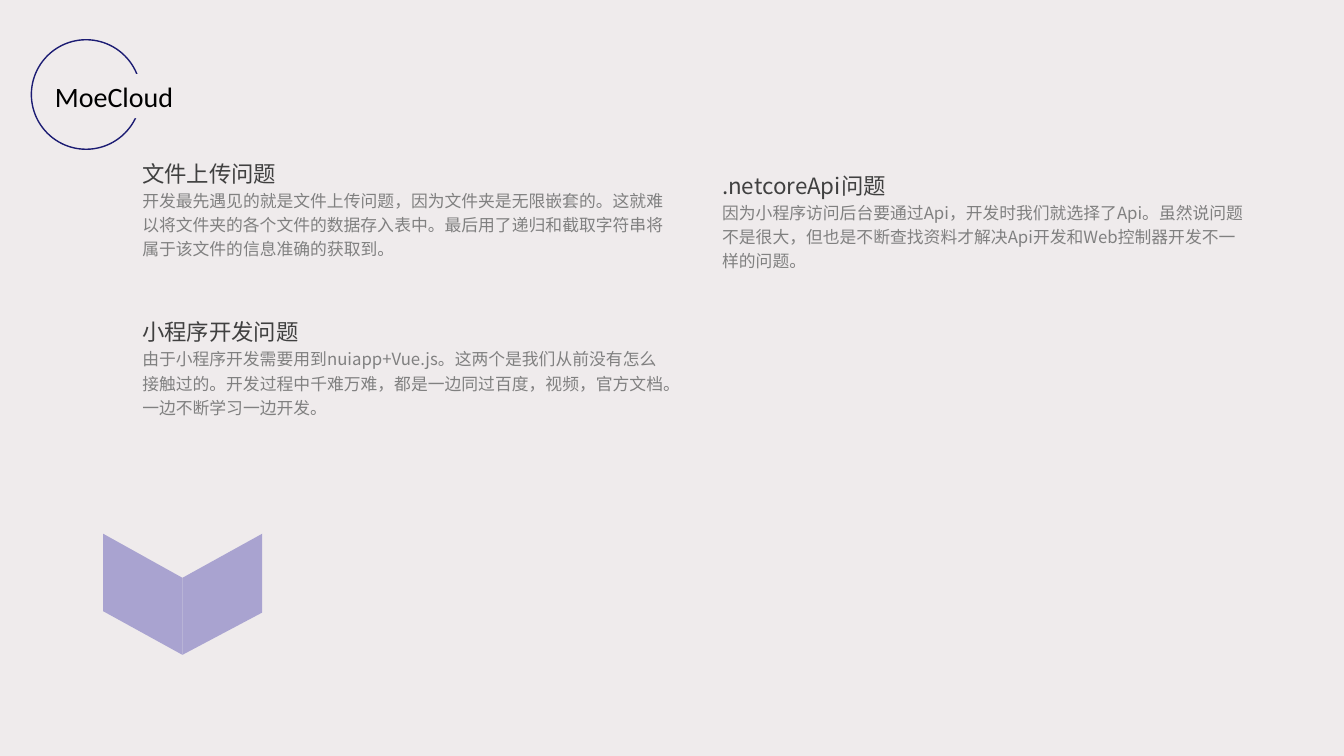
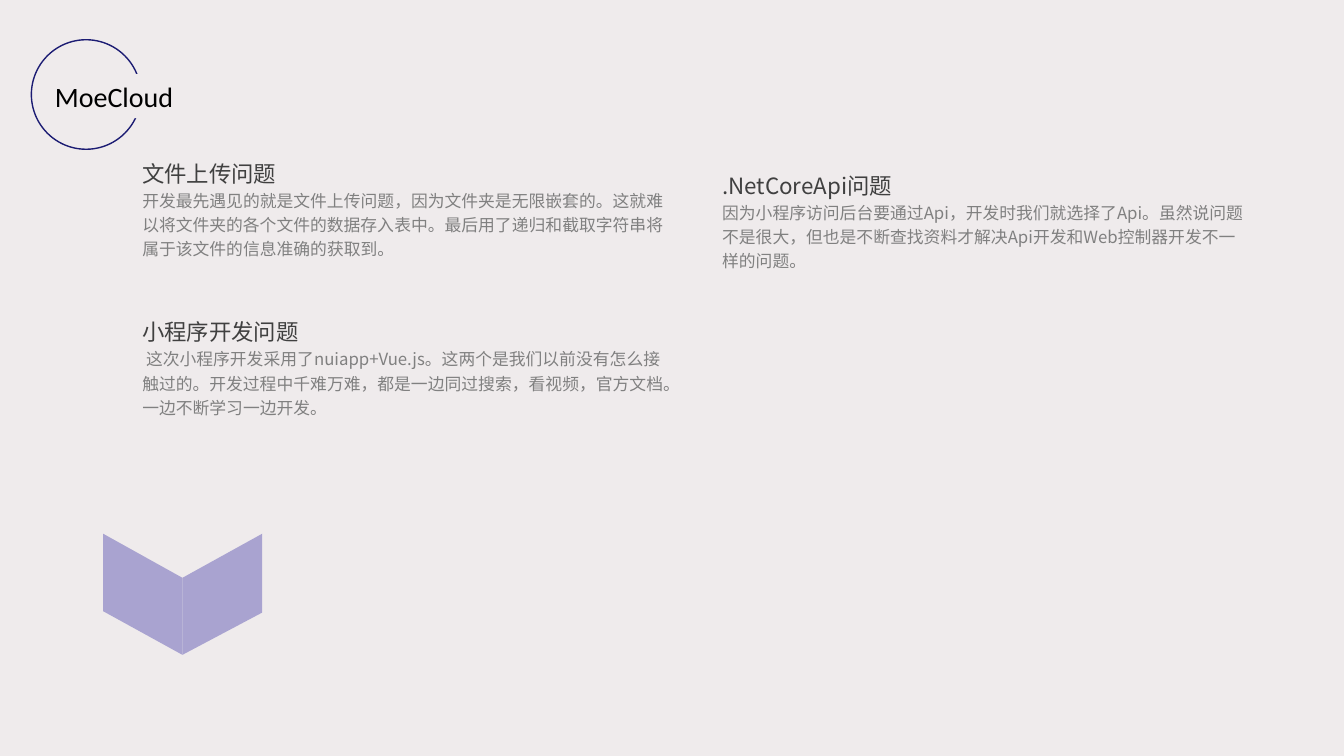
Before and after one commit to HopuTeam/MoeCloud, a slide deck: slide 20 of MoeCloud.pptx (slide 19 before the commit). Drawn at 1344x756 pixels with LibreOffice and Linux fonts; fonts in the diff are those of the drawing. Boxes give left, top, right and bottom in pixels: in the first picture for what was removed or moved away, otherwise in the second. Text is boxed around its words. In the diff, an @@ line names an element or a change of style, - is before the commit and + after.

```diff
--- a/MoeCloud.pptx
+++ b/MoeCloud.pptx
@@ text at (x1=722, y1=175, x2=892, y2=199): text changed @@
-.netcoreApi问题
+.NetCoreApi问题
@@ text at (x1=142, y1=351, x2=680, y2=415): text changed @@
-由于小程序开发需要用到nuiapp+Vue.js。这两个是我们从前没有怎么接触过的。开发过程中千难万难，都是一边同过百度，视频，官方文档。一边不断学习一边开发。
+这次小程序开发采用了nuiapp+Vue.js。这两个是我们以前没有怎么接触过的。开发过程中千难万难，都是一边同过搜索，看视频，官方文档。一边不断学习一边开发。
```
Also in this commit, not shown: 11 other slides changed, 2 slides added, 1 slide removed, 11 other files.
